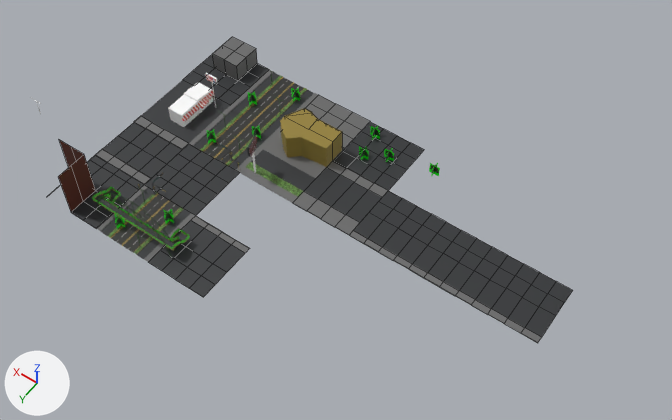
Renders of the Blender file data/mars/maps/import/marscity.blend from each side of a commit.
Rendered twice from a camera (50 mm lens) standing at (-110.7, 128.1, 170.3) and looking at (-35.4, 22.7, 4.7). Arrows for +X, +Y and +Z are at lower left; the lights stay in place. Mesh edges are drawn as thin lines on the coarser meshes.

Objects in the first picture: '04_inters', '05_bridge', '06_septm', '07_multi', '08_kfcn', '09_kfcs', '0A_carls_n', '0C_carls_p', '0D_hut_l', '0E_hut_r', '0F_sept_lrd', '10_sori_r'.
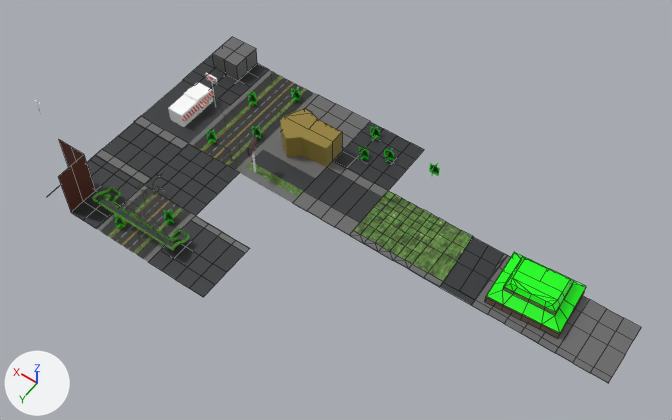
Diff of the bpy script that builds the scene:
```diff
--- a/data/mars/maps/import/marscity.blend.py
+++ b/data/mars/maps/import/marscity.blend.py
@@ mat_marsindx_37 @@
+mat_marsindx_37 = principled_material('MARSINDX_37')
+mat_marsindx_37.base_color = (0.173, 0.124, 0.0697)  # brown #73634b
@@ me_plane_017 @@
 # used by ob_0d_hut_l; location = (-48.0, 16.0, 0.0); scale = (10.0, 10.0, 10.0)
-me_plane_017.from_pydata(...)  # 30 vertices, 20 faces; spans x -0.8..0.8, y -0.8..0.8, z 0.0..0.02
-me_plane_017.materials.append(mat_marsindx_17)  # black #2e3033
+me_plane_017.from_pydata(...)  # 73 vertices, 64 faces; spans x -0.8..0.8, y -0.8..0.8, z 0.0..0.02
+# me_plane_017 part 3: 43 vertices added at x -0.8..0.8, y -0.8..0.64, z 0.02
 me_plane_017.materials.append(mat_marsindx_7)
+me_plane_017.materials.append(mat_marscity)  # picture img_marscity_tga
@@ me_plane_018 @@
 # used by ob_0e_hut_r; location = (-64.0, 16.0, 0.0); scale = (10.0, 10.0, 10.0)
-me_plane_018.from_pydata(...)  # 30 vertices, 20 faces; spans x -0.8..0.8, y -0.8..0.8, z 0.0..0.02
+me_plane_018.from_pydata(...)  # 38 vertices, 29 faces; spans x -0.8..0.8, y -0.8..0.8, z 0.0..0.02
+# me_plane_018 part 1
+# 7 vertices are removed from x -0.8..-0.4, y -0.8..0.8, z 0.0..0.02
+# 10 faces are deleted
+# 4 vertices move from x -0.8..0.0, y -0.8..0.0, z 0.02 to x -0.7..0.1, y -0.8..0.0, z 0.02
+# 15 vertices are added at x -0.8..0.1, y -0.8..0.64, z 0.0..0.02
+# 14 new faces join them, mat_marsindx_17 (black #2e3033)
+# 5 new faces join them, mat_marsindx_7 (dark grey #696969)
+# me_plane_018 part 2: 6 faces spanning x 0.0..0.8, y -0.8..0.64, z 0.02 switch from mat_marsindx_17 (black #2e3033) to mat_marscity (picture img_marscity_tga)
 me_plane_018.materials.append(mat_marsindx_7)
@@ me_plane_005 @@
 me_plane_005.from_pydata(...)  # 30 vertices, 20 faces; spans x -0.8..0.8, y -0.8..0.8, z 0.0..0.02
 # used by ob_0f_sept_lrd; location = (-80.0, 16.0, 0.0); scale = (10.0, 10.0, 10.0)
+# me_plane_005 part 4: all 12 faces that had it switch from mat_marsindx_17 (black #2e3033) to mat_marsindx_7 (dark grey #696969)
@@ me_plane_005_1 @@
+me_plane_005_1.from_pydata(...)  # 112 vertices, 100 faces; spans x -1.1..0.8, y -0.89..0.8, z 0.0..0.64
+# faces by material slot: [20, 42, 38]
+me_plane_005_1.materials.append(mat_marsindx_7)  # dark grey #696969
+me_plane_005_1.materials.append(mat_marscity)  # picture img_marscity_tga
+me_plane_005_1.materials.append(mat_marsindx_37)  # brown #73634b
@@ ob_0f_sept_lrd @@
 ob_0f_sept_lrd = bpy.data.objects.new('0F_sept_lrd', me_plane_005)
-ob_0f_sept_lrd.location = (-80.0, 16.0, 0.0)
+ob_0f_sept_lrd.location = (-96.0, 16.0, 0.0)
 ob_0f_sept_lrd.scale = (10.0, 10.0, 10.0)
@@ ob_0f_hut_r @@
+ob_0f_hut_r = bpy.data.objects.new('0F_hut_r', me_plane_005_1)
+ob_0f_hut_r.location = (-80.0, 16.0, 0.0)
+ob_0f_hut_r.scale = (10.0, 10.0, 10.0)
```

Pixel boxes [x1, y1, x2, y2] of what changed, in the pictures (672 x 420 px):
'0F_sept_lrd', recoloured, moved: before [472, 255, 573, 343]; after [538, 295, 641, 383]
'0F_hut_r', added (green): after [472, 252, 586, 343]
    faces in mat_marscity (picture img_marscity_tga): [486, 252, 586, 333]
    faces in mat_marsindx_7 (dark grey #696969): [472, 255, 545, 343]
    faces in mat_marsindx_37 (brown #74634b): [485, 287, 586, 339]
part 1 of me_plane_018, built on: before [440, 239, 508, 305]; after [440, 237, 508, 305]
part 2 of me_plane_018, recoloured (black to green): [413, 222, 473, 281] in both
part 3 of me_plane_017, added (green): after [350, 191, 446, 269]
part 4 of me_plane_005, recoloured: before [475, 255, 573, 337]; after [542, 295, 641, 377]
